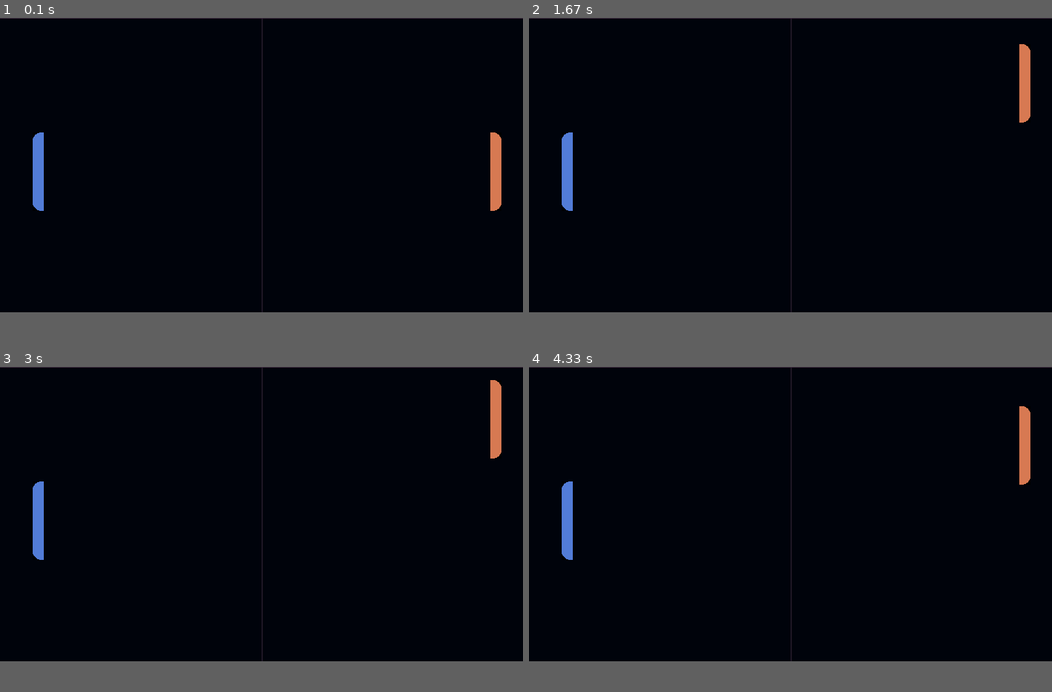
Above: before the commit, frames 1-4 (two rows, left to right).
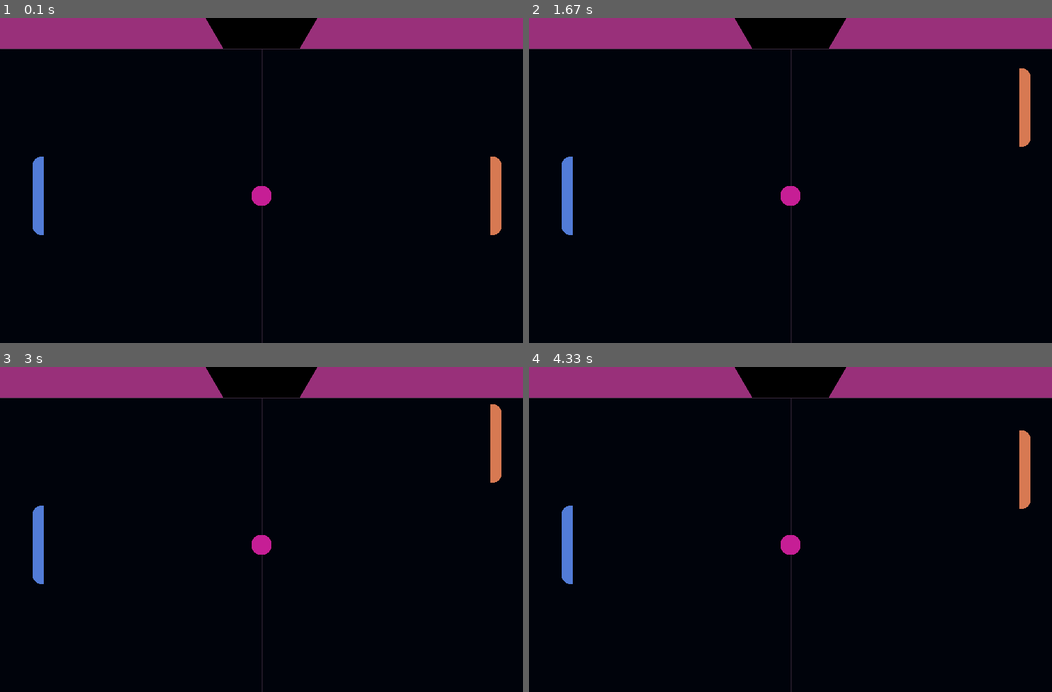
Above: after the commit, the same moments.

Repository: yada2x/pygame-pong
Game: pygame game, started from game.py
Two runs of this game, one before a commit and one after it. Both use one fixed random seed, a clock stepped at 60 frames per second and the inputs below.
Inputs:
- Up to frame 1 (0.1 s): no input
- Up to frame 2 (1.67 s): hold Up 0.33-0.8 s; hold Down 0.83-1.13 s; hold Up 1.17-1.53 s; hold Down from 1.57 s (still down)
- Up to frame 3 (3 s): release Down at 1.93 s; hold Up 1.97-2.27 s; hold Down 2.3-2.6 s; hold Up from 2.63 s (still down)
- Up to frame 4 (4.33 s): release Up at 3 s; hold Down 3.03-3.4 s; hold Up 3.43-3.73 s; hold Down 3.77-4.07 s; hold Up from 4.1 s (still down)
In our replay, the window is 800x450 before the commit and 800x497 after it. These sizes can differ from the game's own. Grey fills any space a smaller window leaves; there, only what the larger window draws over its background counts as a difference.

The runs differ from the first frame. In frame 1, 8.9% of the frame differs, in the area x 0-100%, y 0-100%; in frame 2, 8.8%; in frame 3, 8.8%; in frame 4, 8.9%.

Commit message:
Add more sound assets, update image loader, add ball

Diff:
--- a/game.py
+++ b/game.py
@@ -9,8 +9,7 @@
         pygame.init()
         pygame.display.set_caption("PyPong")
 
-        self.screen = pygame.display.set_mode((800, 450))
-        # self.display = pygame.Surface((401, 228))
+        self.screen = pygame.display.set_mode((800, 497))
 
         self.clock = pygame.time.Clock()
 
@@ -23,23 +22,37 @@
             'scorebar': load_image('ScoreBar.png')
         }
 
-        self.player = PhysicsEntity(self, 'player', (750, 175), (17, 120))
-        self.computer = PhysicsEntity(self, 'computer', (50, 175), (17, 120))
+        # Entities
+        self.player = PhysicsEntity(self, 'player', (750, (self.screen.get_height() - 120 + 47) // 2), (17, 120))
+        self.computer = PhysicsEntity(self, 'computer', (50, (self.screen.get_height() - 120 + 47) // 2), (17, 120))
+        self.ball = PhysicsEntity(self, 'ball', ((self.screen.get_width() - 30) // 2, (self.screen.get_height() - 30 + 47) // 2), (30, 30))
         self.movement = [False, False] # [Up, Down]
+
+        # UI stuff
+        self.player_score = 0
+        self.computer_score = 0
+        self.timer = 120
 
     def run(self):
         while True:
             # self.screen.fill((0, 0, 0)) # Clear everything
-            self.screen.blit(self.assets['board'], (0, 0)) # Blits background
+            self.screen.blit(self.assets['board'], (0, 47))
+            self.screen.blit(self.assets['scorebar'], (0, 0))
+            self.screen.blit(pygame.transform.flip(self.assets['scorebar'], True, False), (459, 0))
 
+            # Player Code
             self.player.update(self.movement[1] - self.movement[0], 5)
             self.player.render(self.screen)
 
+            # Computer Code
             self.computer.render(self.screen)
+
+            # Ball Code
+            self.ball.update()
+            self.ball.render(self.screen)
 
             # Input Checker
             for event in pygame.event.get():
-                # Quitting
                 if event.type == pygame.QUIT:
                     pygame.quit()
                     sys.exit()
--- a/scripts/entities.py
+++ b/scripts/entities.py
@@ -12,26 +12,25 @@
     def rect(self):
         return pygame.Rect(self.pos[0], self.pos[1], self.size[0], self.size[1])
 
-    def update(self, movement, speed):
+    def update(self, movement=0, speed=0):
         self.pos[1] += movement * speed
         entity_rect = self.rect()
 
+        # Check vertical bounds
         if entity_rect.bottom > self.screen_height:
             self.pos[1] = self.screen_height - self.size[1]
-        if entity_rect.top <= 0:
-            self.pos[1] = 0
+        if entity_rect.top <= 47:
+            self.pos[1] = 47
 
     def render(self, surface: pygame.Surface):
         surface.blit(self.game.assets[self.type], self.pos)
 
-class Player(PhysicsEntity):
+class Ball(PhysicsEntity):
     def __init__(self, game, type, pos, size):
         super().__init__(game, type, pos, size)
 
-class Computer(PhysicsEntity):
-    def __init__(self, game, type, pos, size):
-        super().__init__(game, type, pos, size)
+    def rect(self):
+        super().__init__(self)
 
-class Ball(PhysicsEntity):
-    def __init__(self, game, type, pos, size):
-        super().__init__(game, type, pos, size)
+    def update(self, movement=(0,0), speed=0):
+        pass
--- a/scripts/utils.py
+++ b/scripts/utils.py
@@ -6,4 +6,5 @@
 def load_image(path):
     img = pygame.image.load(BASE_PATH + path).convert()
     img = pygame.Surface.convert_alpha(img)
+    img.set_colorkey((0, 0, 0))
     return img
Not shown, added: data/sound/start.wav
